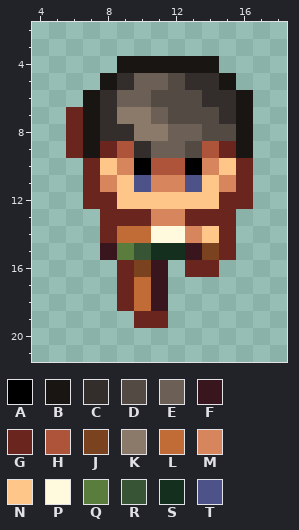
File history of a pixel-art sprite, CollectGame/assets/player/player_down_10.png. Above: the version before the commit.
The file is 24x24 pixels. Colours within 5 levels of each other are drawn and written as one. Shown: x 4..18, y 2..21. The old version is drawn lined up with the new one.
Palette (. is transparent): A #000000  B #191513  C #332e2b  D #524a43  E #6c6056  F #39161e  G #6b251f  H #ae543b  J #7b421f  K #8b796a  L #c16b36  M #d7855d  N #ffc689  P #fffade  Q #5a7c3c  R #375435  S #152f1e  T #4d5289
The same view after the edit:
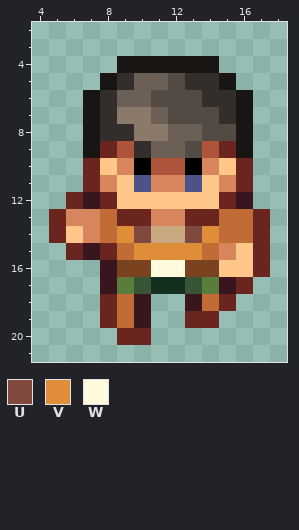
Colours new in this view: U #7f493e  V #e08d3a  W #fffade
Changes in this commit:
whole drawing moved by +0,-2 (the old picture is shown already moved)
Colour P changes from #fffade to #c8a87e.
There is now colour F in row 15 at x 7; in row 16 at x 8; in row 17 at x 8 and 15; in row 18 at x 13.
The edit turns colour G into colour F in row 12 at x 7 and 16; in row 19 at x 10.
The edit turns colour L into colour F in row 18 at x 10.
There is now colour G in row 12 at x 6; in rows 13 to 14 at x 5 and 17; in row 15 at x 6 and 17; in row 16 at x 17; in row 17 at x 16; in row 18 at x 8 and 15.
There is now colour G in row 19 at x 8 and 13 to 14; in row 20 at x 9 to 10.
The edit turns colour F into colour G in row 15 at x 8.
The edit turns colour G into colour J in row 16 at x 9 and 13 to 14.
There is now colour L in rows 13 to 14 at x 16; in row 18 at x 14; in row 19 at x 9.
The edit turns colour G into colour L in rows 13 to 14 at x 8 and 15; in row 18 at x 9.
The edit turns colour J into colour L in row 15 at x 14.
The edit turns colour Q into colour L in row 15 at x 9.
There is now colour M in row 13 at x 6 to 7; in row 14 at x 7.
The edit turns colour G into colour M in row 15 at x 15.
There is now colour N in row 14 at x 6; in row 15 at x 16; in row 16 at x 15 to 16.
There is now colour Q in row 17 at x 14.
The edit turns colour G into colour Q in row 17 at x 9.
There is now colour R in row 17 at x 13.
The edit turns colour L into colour R in row 17 at x 10.
There is now colour S in row 17 at x 12.
The edit turns colour F into colour S in row 17 at x 11.
The edit turns colour L into colour U in row 14 at x 10.
The edit turns colour M into colour U in row 14 at x 13.
The edit turns colour F into colour V in row 15 at x 13.
The edit turns colour L into colour V in row 14 at x 9.
The edit turns colour N into colour V in row 14 at x 14.
The edit turns colour R into colour V in row 15 at x 10.
The edit turns colour S into colour V in row 15 at x 11 to 12.
There is now colour W in row 16 at x 12.
The edit turns colour F into colour W in row 16 at x 11.
Colour F is gone in row 18 at x 11.
Colour G is gone in rows 7 to 9 at x 6; in row 19 at x 11.
